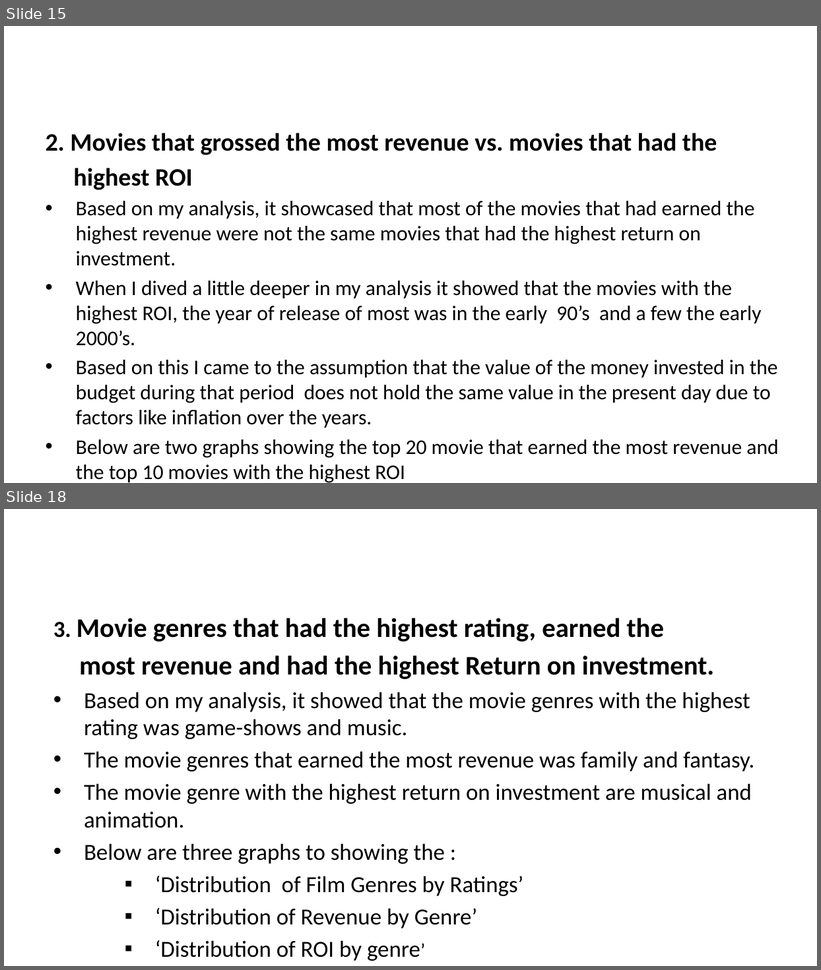
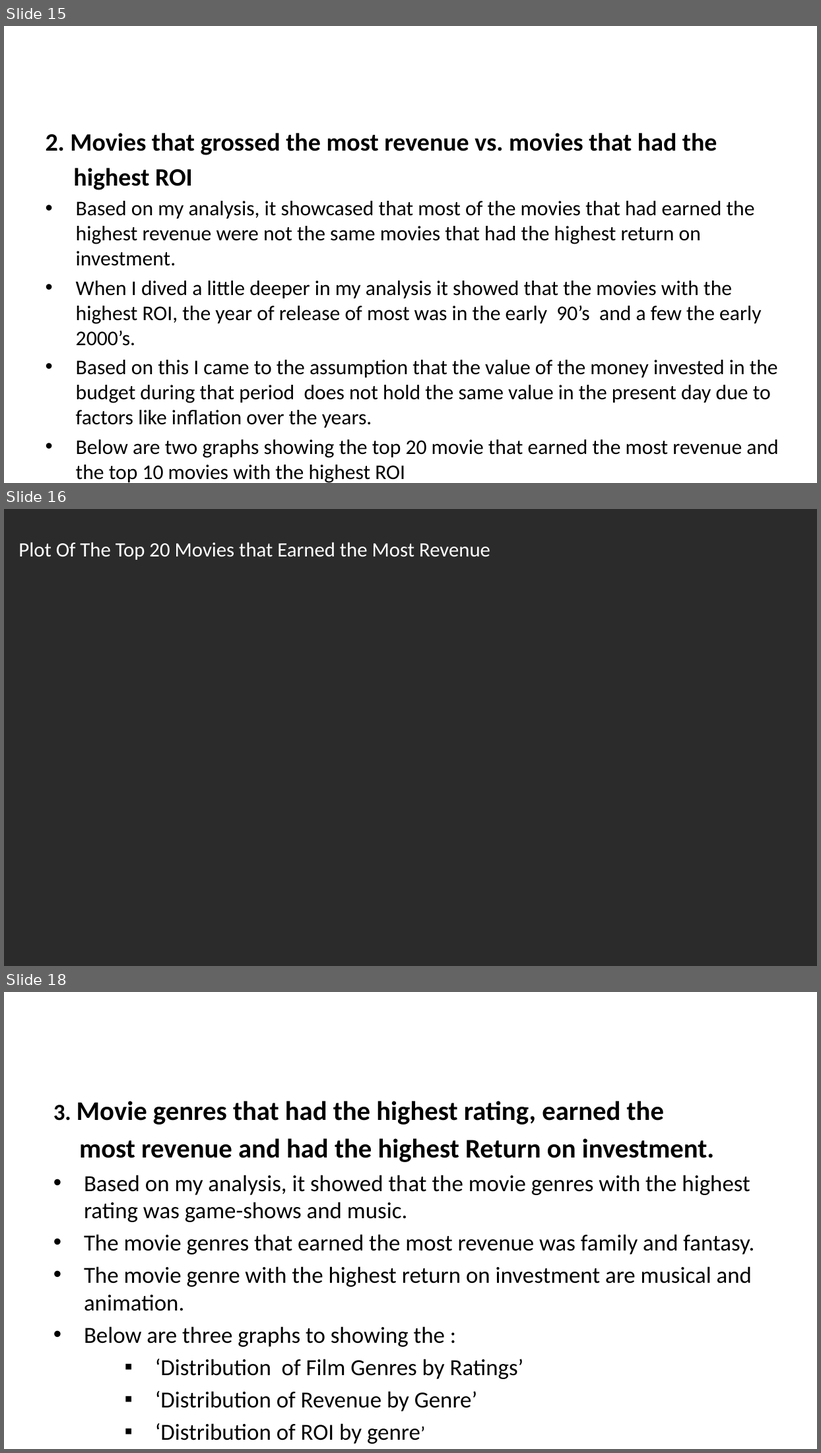
Before and after one commit to mainaroseline/EDA-_Phase1_Project, a slide deck: EDA Non-Technical Presentation.pptx. Shown one above the other, each under a label of ours: slides 15 and 18 before the commit, slides 15, 16 and 18 after it; the slides between them are not shown. The pictures are 821x970 and 821x1453 pixels, drawn with LibreOffice and Linux fonts; fonts in the diff are those of the drawing; background and template pictures are left out; a plain dark background stands for a picture behind light text. Boxes give left, top, right and bottom in pixels: in the first picture for what was removed or moved away, otherwise in the second. Text is boxed around its words. In the diff, an @@ line names an element or a change of style, - is before the commit and + after.

```diff
--- a/EDA Non-Technical Presentation.pptx
+++ b/EDA Non-Technical Presentation.pptx
@@ slide 16 added at [4, 509, 817, 966], background picture (left out) @@
@@ text added at [19, 542, 490, 560], 18 pt, text #FFFFFF @@
+Plot Of The Top 20 Movies that Earned the Most Revenue
```
Also in this commit, not shown: 5 slides changed, 5 other slides added, 6 slides removed.
